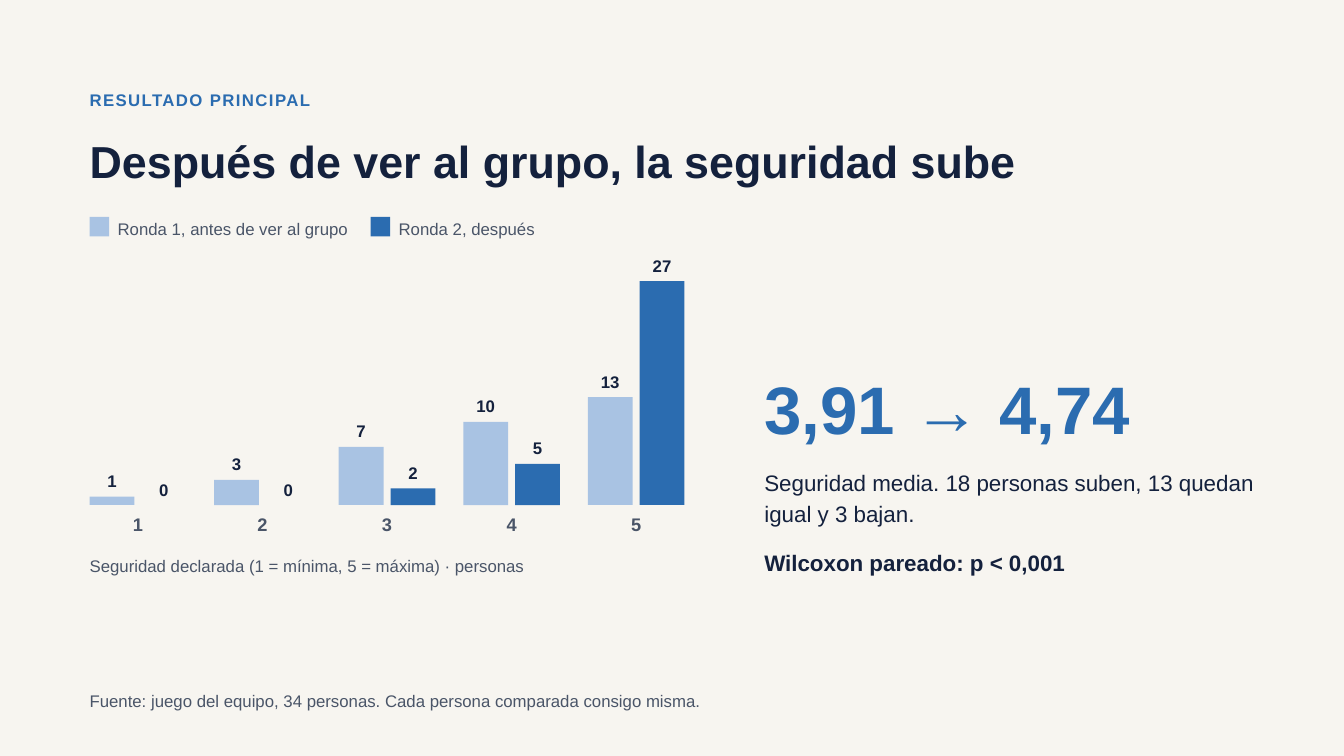
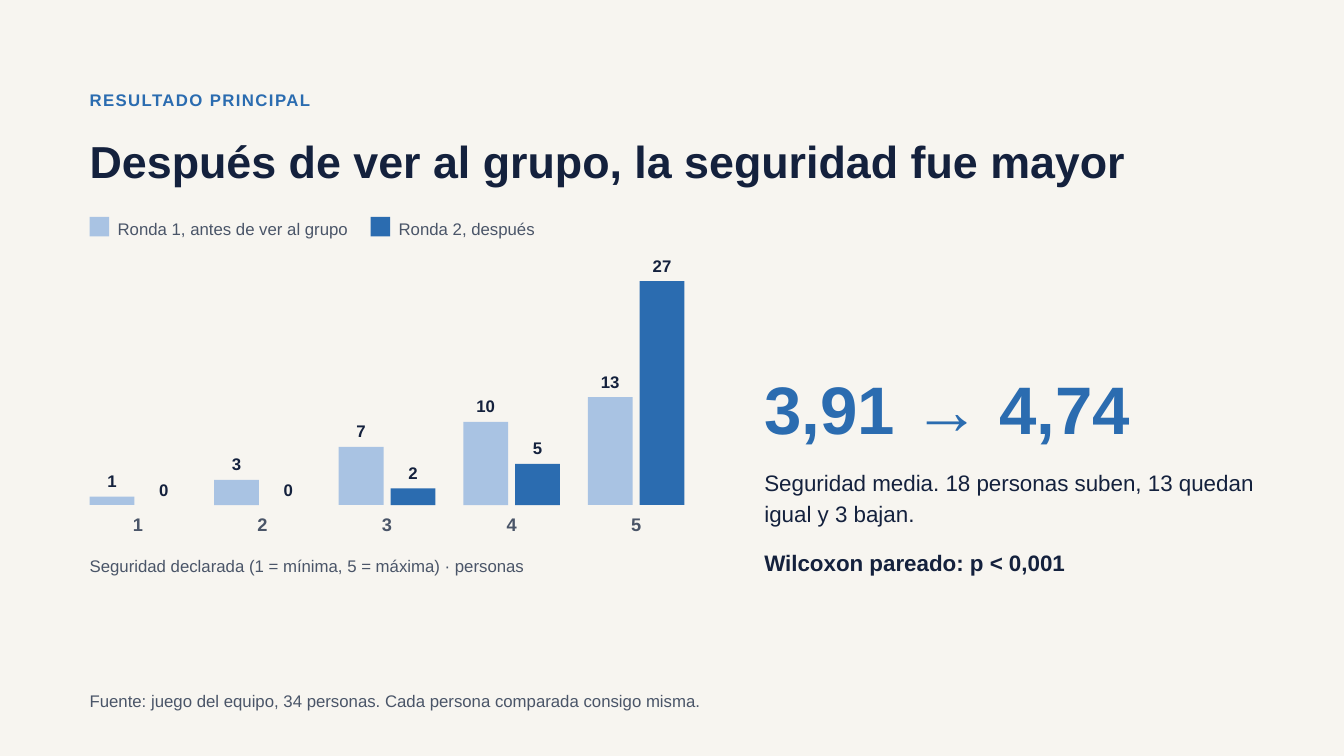
Before and after one commit to joacolopezcayaffa-beep/lab-laboratorio-experimento, a slide deck: slide 7 of Enrique Sojo - Proyecto/Vestimenta_ES_IntroCDN.pptx. Drawn at 1344x756 pixels with LibreOffice and Linux fonts; fonts in the diff are those of the drawing. Boxes give left, top, right and bottom in pixels: in the first picture for what was removed or moved away, otherwise in the second. Text is boxed around its words. In the diff, an @@ line names an element or a change of style, - is before the commit and + after.

```diff
--- a/Enrique Sojo - Proyecto/Vestimenta_ES_IntroCDN.pptx
+++ b/Enrique Sojo - Proyecto/Vestimenta_ES_IntroCDN.pptx
@@ title at (90, 145, 1124, 187): text changed @@
-Después de ver al grupo, la seguridad sube
+Después de ver al grupo, la seguridad fue mayor
```
Also in this commit, not shown: 1 other slide changed, 13 other files.
